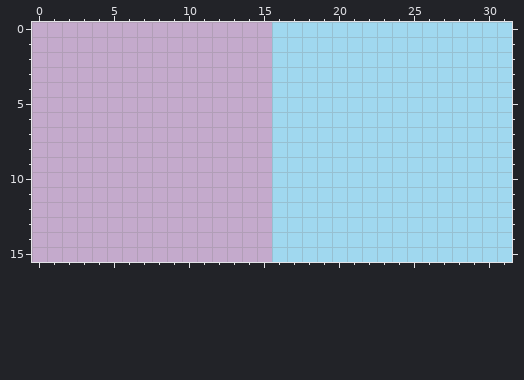
File history of a pixel-art sprite, DxLibGame_Winter/Data/Image/MapBackGround.png. This is how it looked before the edit.
The file is 32x16 pixels. Colours within 5 levels of each other are drawn and written as one.
The result:
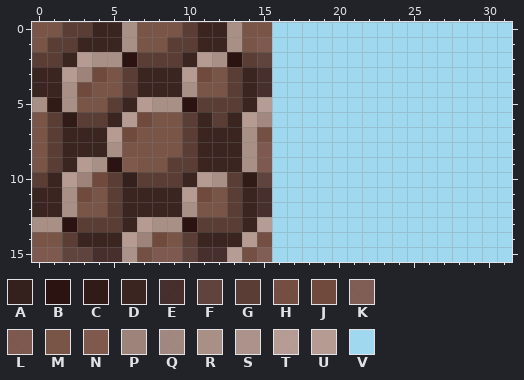
Palette (. is transparent): A #34201d  B #2a1310  C #301b17  D #3b2521  E #3f2824f2  F #5a3e35f2  G #5a3e35  H #704a3cf2  J #704a3c  K #795548e5  L #795548f2  M #795548  N #7f594c  P #9d837a  Q #9f867df2  R #a99086  S #aa9187f2  T #b49b91f2  U #b59b91  V #a0d8ef
Diff:
Colour A now appears in row 10 at x 6.
Colour B now appears in row 2 at x 6 and 13; in row 5 at x 10; in row 9 at x 5; in row 13 at x 2 and 10.
Colour C now appears in row 5 at x 1; in row 6 at x 2; in row 10 at x 14.
Colour D now appears in row 0 at x 4 to 5 and 11 to 12; in row 1 at x 3 to 5 and 11 to 12; in row 2 at x 2 and 10; in rows 3 to 4 at x 0 to 1, 7 to 9 and 14; in row 5 at x 6 and 14; in row 6 at x 5, 11 and 13.
Colour D now appears in rows 7 to 8 at x 2 to 4 and 11 to 13; in row 9 at x 2 and 11 to 13; in row 10 at x 1 and 10; in rows 11 to 12 at x 0 to 1, 6 to 9 and 14; in row 13 at x 6 and 14; in row 14 at x 3 to 5 and 11 to 13.
Colour E now appears in rows 3 to 4 at x 15; in rows 11 to 12 at x 15; in row 15 at x 4 to 5 and 11 to 12.
Colour F now appears in row 2 at x 15; in row 10 at x 15; in row 15 at x 2 to 3 and 10.
Colour G now appears in row 0 at x 2 to 3 and 10; in row 1 at x 1 to 2 and 9 to 10; in row 2 at x 0 to 1, 7 to 9 and 14; in rows 3 to 4 at x 6 and 13; in row 5 at x 5 and 11 to 13; in row 6 at x 1, 3 to 4, 10 and 12.
Colour G now appears in rows 7 to 8 at x 1 and 10; in row 9 at x 1 and 9 to 10; in row 10 at x 0, 5, 7 to 9 and 13; in rows 11 to 12 at x 5 and 13; in row 13 at x 3 to 5 and 11 to 13; in row 14 at x 2 and 10.
Colour H now appears in row 7 at x 15; in row 14 at x 15; in row 15 at x 7 and 14.
Colour J now appears in row 3 at x 4 and 11; in row 4 at x 3; in row 6 at x 7; in row 7 at x 6; in row 10 at x 4; in row 11 at x 3 and 11.
Colour J now appears in row 14 at x 8.
Colour K now appears in row 15 at x 15.
Colour L now appears in row 1 at x 15; in rows 8 to 9 at x 15; in row 15 at x 0 to 1 and 8 to 9.
Colour M now appears in row 0 at x 0 to 1, 7 to 9 and 14 to 15; in row 1 at x 0, 7 to 8 and 14; in row 3 at x 5 and 12; in row 4 at x 4 to 5 and 11 to 12; in row 5 at x 3 to 4; in row 6 at x 0 and 8 to 9.
Colour M now appears in row 7 at x 0 and 7 to 9; in row 8 at x 0 and 6 to 9; in row 9 at x 0 and 7 to 8; in row 11 at x 4 and 12; in row 12 at x 3 to 4 and 11 to 12; in row 14 at x 0 to 1 and 9.
Colour N now appears in row 9 at x 6.
Colour P now appears in row 3 at x 3; in row 10 at x 3; in row 14 at x 7.
Colour Q now appears in row 6 at x 15.
Colour R now appears in rows 0 to 1 at x 6 and 13; in row 2 at x 4 to 5 and 12; in row 4 at x 2 and 10; in row 5 at x 0, 2 and 8 to 9; in row 7 at x 14; in row 8 at x 5 and 14.
Colour R now appears in row 9 at x 4 and 14; in row 10 at x 12; in row 11 at x 2; in row 12 at x 2 and 10; in row 13 at x 0 to 1 and 8 to 9.
Colour S now appears in row 15 at x 6.
Colour T now appears in row 5 at x 15; in row 13 at x 15; in row 15 at x 13.
Colour U now appears in row 2 at x 3 and 11; in row 3 at x 2 and 10; in row 5 at x 7; in row 6 at x 6 and 14; in row 7 at x 5; in row 9 at x 3.
Colour U now appears in row 10 at x 2 and 11; in row 11 at x 10; in row 13 at x 7; in row 14 at x 6 and 14.
Pixel boxes of the changes (left, top, right, bottom) in both pictures:
added: (32, 22, 272, 262)
